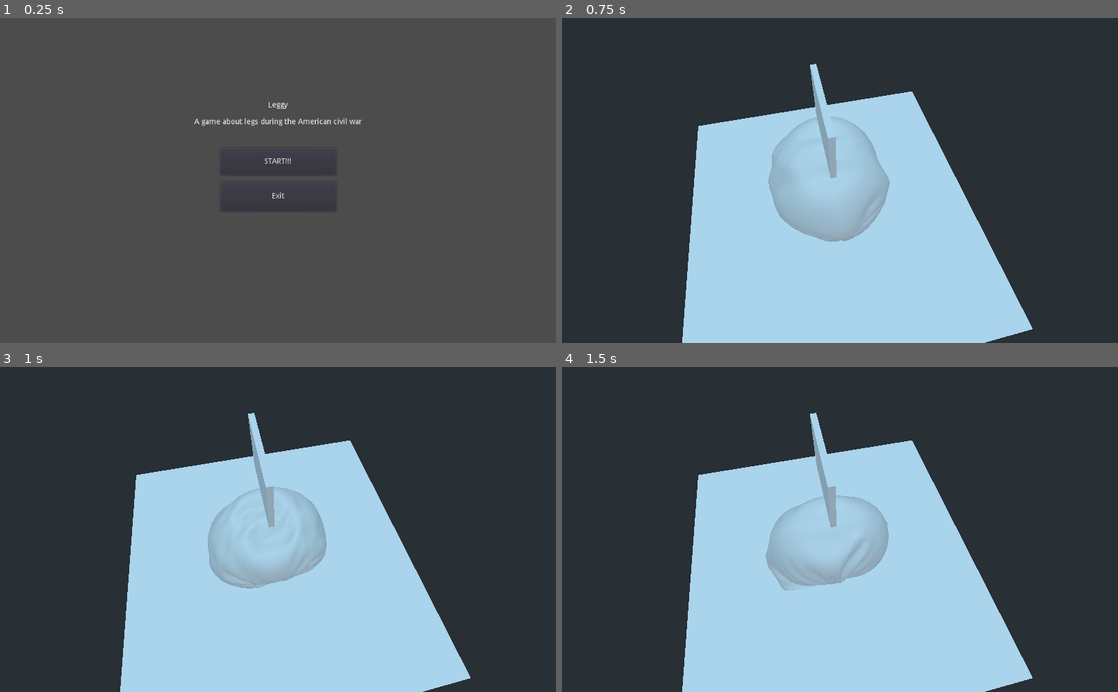
Above: before the commit, frames 1-4 (two rows, left to right).
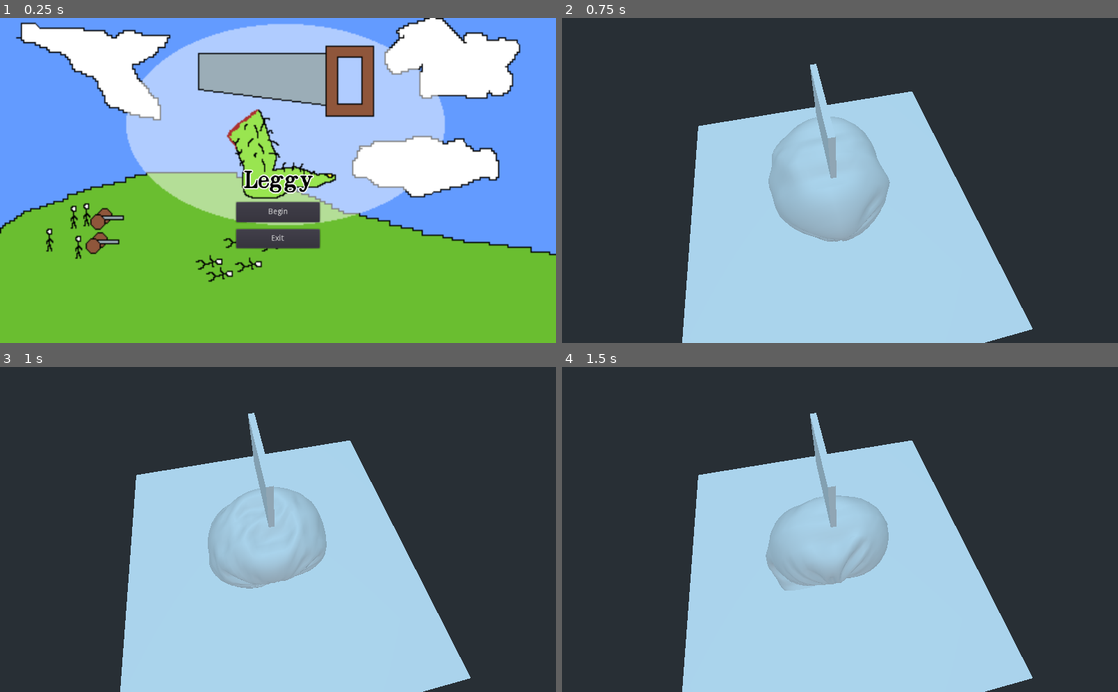
Above: after the commit, the same moments.

Repository: austinirvine/leggy
Game: Godot game, scene res://menu/menu.tscn
Same seed, same stepped clock (60 frames per second), same inputs: the game is played once before the commit and once after it. This scene is started directly instead of the project's main scene.
Inputs (mouse positions are in pixels of both pictures, inside the frame that each line leads up to):
- Up to frame 1 (0.25 s): no input
- Up to frame 2 (0.75 s): click "START!!!" (after the commit: "Begin") at 0.5 s
- Up to frame 3 (1 s): no input
- Up to frame 4 (1.5 s): move the mouse to (962, 513) at 1.27 s; click (962, 513) at 1.42 s

The runs differ from the first frame. In frame 1, 98% of the frame differs, in the area x 0-100%, y 0-100%; in frame 2, nothing differs; in frame 3, nothing differs; in frame 4, nothing differs.

Commit message:
Menu background

Diff:
--- a/leggy/menu/menu.tscn
+++ b/leggy/menu/menu.tscn
@@ -1,6 +1,17 @@
-[gd_scene load_steps=2 format=2]
+[gd_scene load_steps=5 format=2]
 
 [ext_resource path="res://menu/menu.gd" type="Script" id=1]
+[ext_resource path="res://menu/menu_background.png" type="Texture" id=2]
+[ext_resource path="res://hud/opera-lyrics-smooth.ttf" type="DynamicFontData" id=3]
+
+[sub_resource type="DynamicFont" id=1]
+
+size = 36
+outline_size = 2
+outline_color = Color( 1, 1, 1, 1 )
+use_mipmaps = false
+use_filter = false
+font_data = ExtResource( 3 )
 
 [node name="Menu" type="Control"]
 anchor_left = 0.0
@@ -14,16 +25,60 @@
 size_flags_horizontal = 1
 size_flags_vertical = 1
 script = ExtResource( 1 )
+__meta__ = {
+"_edit_lock_": true
+}
+
+[node name="Background" type="TextureRect" parent="."]
+anchor_left = 0.0
+anchor_top = 0.0
+anchor_right = 1.0
+anchor_bottom = 1.0
+rect_pivot_offset = Vector2( 0, 0 )
+rect_clip_content = false
+mouse_filter = 1
+mouse_default_cursor_shape = 0
+size_flags_horizontal = 1
+size_flags_vertical = 1
+texture = ExtResource( 2 )
+expand = true
+stretch_mode = 0
+__meta__ = {
+"_edit_lock_": true
+}
+
+[node name="Title" type="Label" parent="."]
+anchor_left = 0.5
+anchor_top = 0.5
+anchor_right = 0.5
+anchor_bottom = 0.5
+margin_left = -64.0
+margin_top = -22.0
+margin_right = 64.0
+margin_bottom = 22.0
+rect_pivot_offset = Vector2( 0, 0 )
+rect_clip_content = false
+mouse_filter = 2
+mouse_default_cursor_shape = 0
+size_flags_horizontal = 1
+size_flags_vertical = 4
+custom_fonts/font = SubResource( 1 )
+custom_colors/font_color = Color( 0, 0, 0, 1 )
+text = "Leggy"
+align = 1
+percent_visible = 1.0
+lines_skipped = 0
+max_lines_visible = -1
 
 [node name="StartButton" type="Button" parent="."]
 anchor_left = 0.5
 anchor_top = 0.5
 anchor_right = 0.5
 anchor_bottom = 0.5
-margin_left = -106.0
-margin_top = -60.0
-margin_right = 107.0
-margin_bottom = -10.0
+margin_left = -77.0
+margin_top = 40.0
+margin_right = 77.0
+margin_bottom = 77.0
 rect_pivot_offset = Vector2( 0, 0 )
 rect_clip_content = false
 focus_mode = 2
@@ -35,7 +90,7 @@
 enabled_focus_mode = 2
 shortcut = null
 group = null
-text = "START!!!"
+text = "Begin"
 flat = false
 align = 1
 
@@ -44,10 +99,10 @@
 anchor_top = 0.5
 anchor_right = 0.5
 anchor_bottom = 0.5
-margin_left = -106.0
-margin_top = 2.0
-margin_right = 107.0
-margin_bottom = 57.0
+margin_left = -77.0
+margin_top = 90.0
+margin_right = 77.0
+margin_bottom = 125.0
 rect_pivot_offset = Vector2( 0, 0 )
 rect_clip_content = false
 focus_mode = 2
@@ -62,45 +117,3 @@
 text = "Exit"
 flat = false
 align = 1
-
-[node name="Label" type="Label" parent="."]
-anchor_left = 0.5
-anchor_top = 0.5
-anchor_right = 0.5
-anchor_bottom = 0.5
-margin_left = -18.0
-margin_top = -146.0
-margin_right = 18.0
-margin_bottom = -132.0
-rect_pivot_offset = Vector2( 0, 0 )
-rect_clip_content = false
-mouse_filter = 2
-mouse_default_cursor_shape = 0
-size_flags_horizontal = 1
-size_flags_vertical = 4
-text = "Leggy"
-align = 1
-percent_visible = 1.0
-lines_skipped = 0
-max_lines_visible = -1
-
-[node name="Label2" type="Label" parent="."]
-anchor_left = 0.5
-anchor_top = 0.5
-anchor_right = 0.5
-anchor_bottom = 0.5
-margin_left = -154.0
-margin_top = -115.0
-margin_right = 154.0
-margin_bottom = -84.0
-rect_pivot_offset = Vector2( 0, 0 )
-rect_clip_content = false
-mouse_filter = 2
-mouse_default_cursor_shape = 0
-size_flags_horizontal = 1
-size_flags_vertical = 4
-text = "A game about legs during the American civil war"
-align = 1
-percent_visible = 1.0
-lines_skipped = 0
-max_lines_visible = -1
Binary file added: leggy/menu/menu_background.png
Not shown, added: leggy/menu/menu_background.png.import
